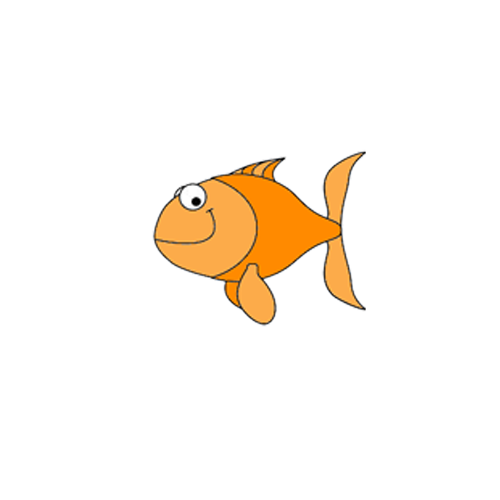
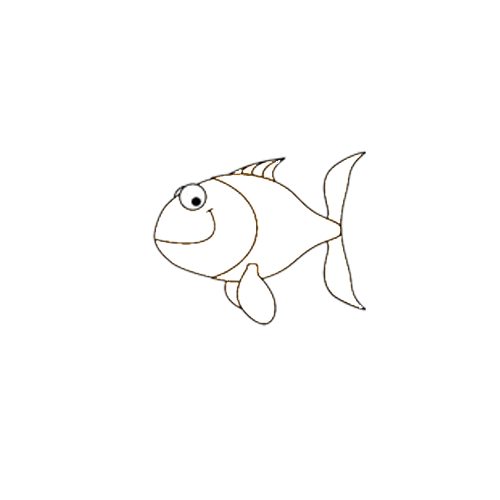
The second 500×500 image is a revision of the first. Changes to its layers:
added layer "Layer 3" above "Layer 2" over (155, 154, 363, 323)
